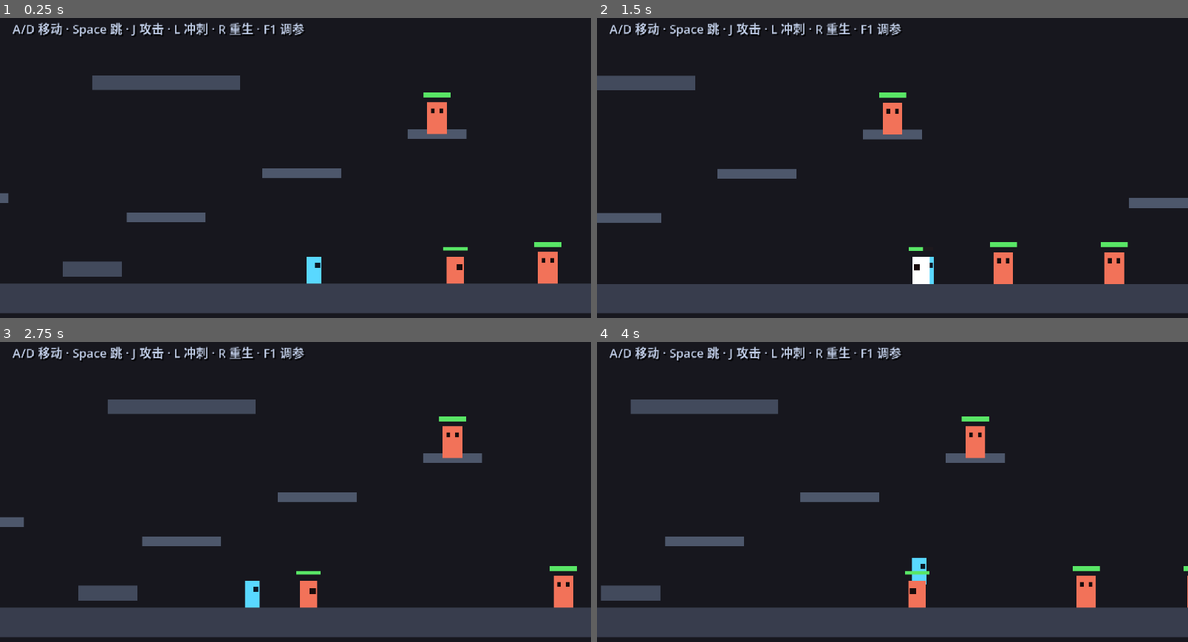
Above: before the commit, frames 1-4 (two rows, left to right).
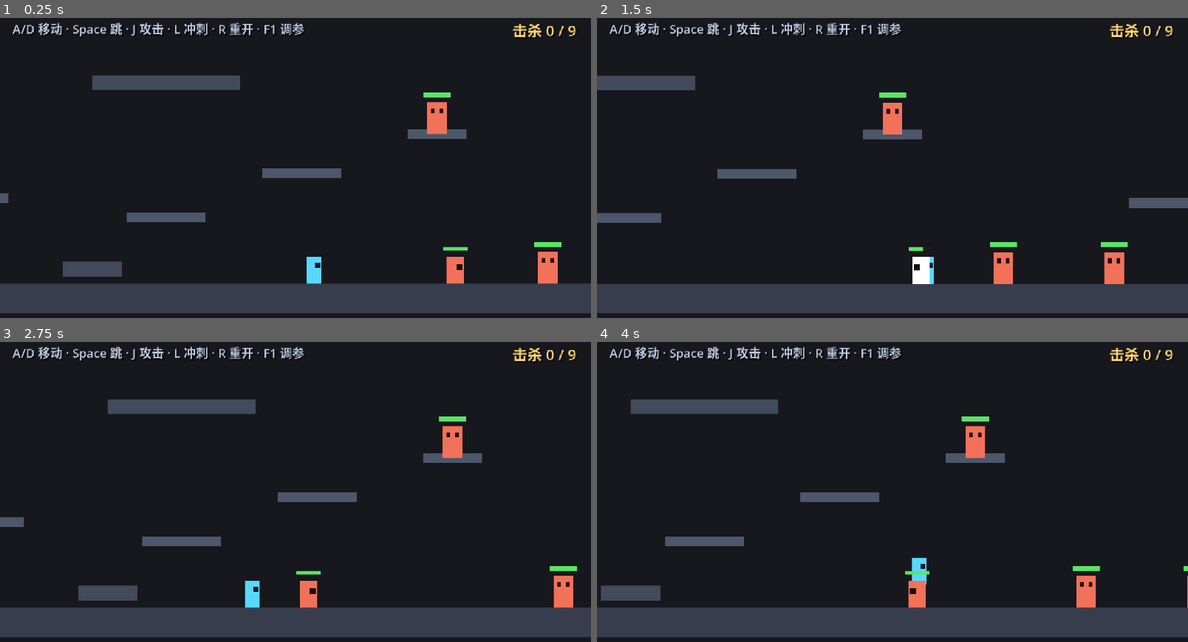
Above: after the commit, the same moments.

Repository: Palard-Lancelot/Palard-ZMD
Game: Godot game, scene res://scenes/boot/boot.tscn
Two runs of this game, one before a commit and one after it. Both use one fixed random seed, a clock stepped at 60 frames per second and the inputs below.
Inputs:
- Up to frame 1 (0.25 s): no input
- Up to frame 2 (1.5 s): tap Enter at 0.5 s; hold D (move_right) from 0.53 s (still down); tap R at 0.6 s; tap Space (jump) at 0.77 s; tap J (attack) at 1.35 s
- Up to frame 3 (2.75 s): tap Space (jump) at 1.52 s; tap R at 1.55, 2.3 s; release D (move_right) at 2.03 s; hold A (move_left) from 2.03 s (still down); tap L (dash) at 2.1 s
- Up to frame 4 (4 s): release A (move_left) at 2.78 s; hold D (move_right) from 2.78 s (still down); tap R at 2.85, 3.6 s; tap Space (jump) at 3.02, 3.77 s

The runs differ from the first frame. In frame 1, 0.3% of the frame differs, in the area x 40-98%, y 1-7%; in frame 2, 0.3%; in frame 3, 0.3%; in frame 4, 0.3%.

Commit message:
feat(run): 战斗闭环 —— 击杀统计 / 死亡结算 / 重开 (阶段0 任务 0.11)
★ 阶段 0 完成标志达成 ★

完整闭环：
  开局 → 击杀计数 → 打死敌人 +1 → 被打死 → DEAD 结算 → R 重开 → 完整重置
  以及清场：杀光全部敌人 → CLEARED

改动：
- player.gd 新增 signal died，HP 归零时发出
- test_level.gd 重写为单局控制器
    · RunState 枚举：PLAYING / DEAD / CLEARED
    · 击杀与总数统计（开局快照敌人列表，连接各自 died 信号）
    · _on_player_died → 进入 DEAD 并显示覆盖层
    · _on_enemy_died → 计数 +1，清光则进入 CLEARED
    · restart_run → 完整重置（玩家 HP/位置、敌人复活、击杀归零）
    · 掉出地图改为走完整死亡流程（不再静默重生）
- test_level.tscn 新增 HUD 元素
    · KillCounter（右上角，金色，显示「击杀 N / M」）
    · Overlay（死亡/清场结算：半透明遮罩 + 标题 + 重开提示）

新增 tests/test_combat_loop.gd（9 项断言）：
  · 关卡识别到 9 个敌人
  · 打死敌人后击杀数 +1
  · 玩家死亡后 HP 归零、进入 DEAD
  · 重开后击杀数归零、HP 恢复、回到 PLAYING、敌人全部复活
  · 杀光敌人后进入 CLEARED

验证：8 个套件 57/57 全部通过（7+8+6+9+6+4+8+9）
截图确认：右上角击杀计数、死亡覆盖层（你死了 / 按 R 重开）均正常渲染

截图方法备注（供以后参考）：
  用 PowerShell 截窗口不可靠（窗口置前失败会抓到别的窗口）。
  可靠做法是让 Godot 自己截：
    get_root().get_texture().get_image().save_png("user://xxx.png")

Diff:
--- a/scenes/world/test_level.tscn
+++ b/scenes/world/test_level.tscn
@@ -335,9 +335,69 @@
 offset_top = 8.0
 offset_right = 460.0
 offset_bottom = 30.0
-text = "A/D 移动 · Space 跳 · J 攻击 · L 冲刺 · R 重生 · F1 调参"
+text = "A/D 移动 · Space 跳 · J 攻击 · L 冲刺 · R 重开 · F1 调参"
 theme_override_colors/font_color = Color(0.75, 0.8, 0.9, 1)
 theme_override_colors/font_shadow_color = Color(0, 0, 0, 0.8)
 theme_override_constants/shadow_offset_x = 1
 theme_override_constants/shadow_offset_y = 1
 theme_override_font_sizes/font_size = 10
+
+[node name="KillCounter" type="Label" parent="HUD"]
+anchor_left = 1.0
+anchor_right = 1.0
+offset_left = -150.0
+offset_top = 8.0
+offset_right = -12.0
+offset_bottom = 30.0
+text = "击杀 0 / 0"
+horizontal_alignment = 2
+theme_override_colors/font_color = Color(1, 0.85, 0.45, 1)
+theme_override_colors/font_shadow_color = Color(0, 0, 0, 0.85)
+theme_override_constants/shadow_offset_x = 1
+theme_override_constants/shadow_offset_y = 1
+theme_override_font_sizes/font_size = 12
+
+[node name="Overlay" type="Control" parent="HUD"]
+visible = false
+anchor_right = 1.0
+anchor_bottom = 1.0
+mouse_filter = 2
+
+[node name="Dim" type="ColorRect" parent="HUD/Overlay"]
+anchor_right = 1.0
+anchor_bottom = 1.0
+color = Color(0, 0, 0, 0.55)
+mouse_filter = 2
+
+[node name="Title" type="Label" parent="HUD/Overlay"]
+anchor_left = 0.5
+anchor_right = 0.5
+anchor_top = 0.5
+anchor_bottom = 0.5
+offset_left = -200.0
+offset_top = -46.0
+offset_right = 200.0
+offset_bottom = -6.0
+horizontal_alignment = 1
+vertical_alignment = 1
+theme_override_colors/font_shadow_color = Color(0, 0, 0, 0.9)
+theme_override_constants/shadow_offset_x = 2
+theme_override_constants/shadow_offset_y = 2
+theme_override_font_sizes/font_size = 26
+
+[node name="Hint" type="Label" parent="HUD/Overlay"]
+anchor_left = 0.5
+anchor_right = 0.5
+anchor_top = 0.5
+anchor_bottom = 0.5
+offset_left = -200.0
+offset_top = 2.0
+offset_right = 200.0
+offset_bottom = 30.0
+horizontal_alignment = 1
+vertical_alignment = 1
+theme_override_colors/font_color = Color(0.8, 0.82, 0.9, 1)
+theme_override_colors/font_shadow_color = Color(0, 0, 0, 0.9)
+theme_override_constants/shadow_offset_x = 1
+theme_override_constants/shadow_offset_y = 1
+theme_override_font_sizes/font_size = 12
--- a/scripts/player/player.gd
+++ b/scripts/player/player.gd
@@ -11,6 +11,10 @@
 ## ⚠️ 手感数值全部来自 FeelConfig，不得硬编码（DESIGN.md 第 12 节）
 
 const StateMachineScript := preload("res://scripts/player/state_machine.gd")
+
+## 玩家死亡时发出（阶段 0 任务 0.11 战斗闭环）。
+## 由关卡接收，进入"死亡 → 结算 → 重开"流程。
+signal died
 
 ## 由 test_level.gd 注入
 var feel: Resource = null
@@ -331,6 +335,7 @@
 		velocity = Vector2(dir * feel.hurt_knockback * 4.0, -90.0)
 		_body_visual.color = Color(0.5, 0.25, 0.3, 1.0)
 		print("[PLAYER] ☠ 死亡")
+		died.emit()
 	else:
 		_sm.force_state(S_HURT)
 		print("[PLAYER] 受击 -%d HP → %d/%d" % [damage, hp, max_hp])
--- a/scripts/world/test_level.gd
+++ b/scripts/world/test_level.gd
@@ -1,33 +1,46 @@
 extends Node2D
-## 灰盒测试场景（阶段 0 任务 0.5）
+## 灰盒测试关卡 —— 单局控制器（阶段 0 任务 0.11 战斗闭环）
 ##
-## 用途：验证玩家移动手感 —— 走 / 跳 / 落 / 土狼时间 / 跳跃缓冲
-## 场景内容：地面、4 层递进平台、台阶、墙、天花板、坑
+## 完整战斗闭环：
+##   开局 → 打敌人（击杀计数）→ 被打死 / 清场 → 结算 → 重开
 ##
-## 设计说明：全部用 ColorRect 色块，不接美术。
-## 手感没调对之前画美术等于白画（DESIGN.md 第 7 节）。
-
-## 出生点：站在地面上（脚底对齐 y=0），且头顶无遮挡、不在平台正下方
+## 职责：
+##   · 管理单局状态（PLAYING / DEAD / CLEARED）
+##   · 统计击杀数
+##   · 死亡与胜利的 UI 覆盖层
+##   · 重开时完整重置（玩家 HP / 敌人 / 击杀数）
+##
+## 设计说明：全部用色块，不接美术。手感没调对之前画美术等于白画。
+
 const SPAWN_POSITION := Vector2(240, 0)
-
-## 掉出这个高度以下就重生
 const DEATH_Y := 200.0
 
-## 隔离模式：环境变量 PALARD_ISOLATE=1 时**冻结**关卡内所有敌人的 AI。
-##
-## 为什么是"冻结"而不是"删除"：
-##   攻击测试需要一个可打的靶子（假人），但不需要敌人主动行动。
-##   删除会让靶子消失，攻击测试就没目标了。
-##   所以这里只关掉 AI 与攻击盒，敌人仍然可以被玩家攻击。
+## 隔离模式：环境变量 PALARD_ISOLATE=1 时冻结所有敌人 AI。
+## 战斗类测试用它避免被其他敌人的 AI 干扰
+## （注意是"冻结"而非"删除"—— 攻击测试需要一个可打的靶子）。
 const ISOLATE_ENV := "PALARD_ISOLATE"
+
+enum RunState { PLAYING, DEAD, CLEARED }
 
 @onready var player: CharacterBody2D = $Player
 @onready var win_box: Area2D = $WinBox
+@onready var kill_label: Label = $HUD/KillCounter
+@onready var overlay: Control = $HUD/Overlay
+@onready var overlay_title: Label = $HUD/Overlay/Title
+@onready var overlay_hint: Label = $HUD/Overlay/Hint
 
 var _spawn: Vector2
 var _fell_count: int = 0
-var _cleared: bool = false
 var _isolated: bool = false
+
+## 单局状态
+var run_state: RunState = RunState.PLAYING
+var kills: int = 0
+var total_enemies: int = 0
+var deaths: int = 0
+
+## 开局时快照的敌人列表（用于统计与重置）
+var _enemies: Array = []
 
 
 func _ready() -> void:
@@ -35,65 +48,159 @@
 	player.position = _spawn
 	win_box.body_entered.connect(_on_win_box_entered)
 
+	_collect_enemies()
+	player.died.connect(_on_player_died)
+
 	if OS.get_environment(ISOLATE_ENV) == "1":
 		_isolate_enemies()
 
-	print("[LEVEL] 灰盒测试场景就绪%s" % (
-		"（隔离模式：敌人 AI 已冻结）" if _isolated else " —— 目标：踩到最右侧紫色方块"))
+	_reset_run()
+	print("[LEVEL] 灰盒测试场景就绪%s —— 目标：清光 %d 个敌人" % [
+		"（隔离模式：敌人 AI 已冻结）" if _isolated else "", total_enemies])
+
+
+## 收集关卡内所有敌人并连接死亡信号
+func _collect_enemies() -> void:
+	_enemies.clear()
+	for group in ["dummy", "enemy"]:
+		for e in get_tree().get_nodes_in_group(group):
+			if not is_instance_valid(e) or e == player:
+				continue
+			if _enemies.has(e):
+				continue
+			_enemies.append(e)
+			if e.has_signal("died") and not e.died.is_connected(_on_enemy_died):
+				e.died.connect(_on_enemy_died)
+	total_enemies = _enemies.size()
 
 
 ## 冻结所有敌人的 AI 与攻击盒（保留可被攻击的靶子）
 func _isolate_enemies() -> void:
 	_isolated = true
 	var count := 0
-	for group in ["dummy", "enemy"]:
-		for e in get_tree().get_nodes_in_group(group):
-			if not is_instance_valid(e) or e == player:
-				continue
-			e.set_physics_process(false)
-			e.set("hostile", false)
-			var ab := e.get_node_or_null("EnemyAttackBox")
-			if ab and ab.has_method("deactivate"):
-				ab.deactivate()
-			count += 1
+	for e in _enemies:
+		if not is_instance_valid(e):
+			continue
+		e.set_physics_process(false)
+		e.set("hostile", false)
+		var ab: Node = e.get_node_or_null("EnemyAttackBox")
+		if ab and ab.has_method("deactivate"):
+			ab.deactivate()
+		count += 1
 	print("[LEVEL] 已冻结 %d 个敌人的 AI" % count)
 
 
-func _unhandled_input(event: InputEvent) -> void:
-	if event is InputEventKey and event.pressed and not event.echo:
-		if event.keycode == KEY_R:
-			respawn()
-			get_viewport().set_input_as_handled()
-
-
-func _physics_process(_delta: float) -> void:
-	# 掉出地图 → 自动重生
-	if player.position.y > DEATH_Y:
-		_fell_count += 1
-		print("[LEVEL] 掉落重生（第 %d 次）" % _fell_count)
-		respawn()
-
-
-## 由 boot.gd 调用，把 FeelConfig 透传给玩家
-func setup_player(config: Resource) -> void:
-	player.setup(config)
-
-
-func respawn() -> void:
+# ============================================================
+# 单局流程
+# ============================================================
+
+## 开新一局：完整重置
+func _reset_run() -> void:
+	run_state = RunState.PLAYING
+	kills = 0
 	player.position = _spawn
 	player.velocity = Vector2.ZERO
 	if player.has_method("respawn"):
 		player.respawn()
-	# 复活所有敌人（假人与冲锋兵都实现了 revive）
-	for group in ["dummy", "enemy"]:
-		for e in get_tree().get_nodes_in_group(group):
-			if e.has_method("revive"):
-				e.revive()
-	_cleared = false
+	for e in _enemies:
+		if is_instance_valid(e) and e.has_method("revive"):
+			e.revive()
+	_set_overlay_visible(false)
+	_update_hud()
+
+
+func restart_run() -> void:
+	deaths += 1
+	_reset_run()
+	print("[LEVEL] === 第 %d 局开始 ===" % (deaths + 1))
+
+
+func _on_enemy_died() -> void:
+	if run_state != RunState.PLAYING:
+		return
+	kills += 1
+	_update_hud()
+	print("[LEVEL] 击杀 %d / %d" % [kills, total_enemies])
+	if total_enemies > 0 and kills >= total_enemies:
+		_clear_run()
+
+
+func _clear_run() -> void:
+	if run_state != RunState.PLAYING:
+		return
+	run_state = RunState.CLEARED
+	_set_overlay_visible(true)
+	overlay_title.text = "清 场 完 成"
+	overlay_title.modulate = Color(0.6, 1.0, 0.65)
+	overlay_hint.text = "按 R 再打一局"
+	print("[LEVEL] ★ 清场！全部 %d 个敌人已击杀" % total_enemies)
+
+
+func _on_player_died() -> void:
+	if run_state != RunState.PLAYING:
+		return
+	run_state = RunState.DEAD
+	_set_overlay_visible(true)
+	overlay_title.text = "你 死 了"
+	overlay_title.modulate = Color(1.0, 0.45, 0.45)
+	overlay_hint.text = "按 R 重开"
+	print("[LEVEL] 玩家死亡 —— 本局击杀 %d / %d" % [kills, total_enemies])
+
+
+func _set_overlay_visible(v: bool) -> void:
+	if overlay:
+		overlay.visible = v
+
+
+func _update_hud() -> void:
+	if kill_label == null:
+		return
+	kill_label.text = "击杀 %d / %d" % [kills, total_enemies]
+
+
+# ============================================================
+# 输入
+# ============================================================
+
+func _unhandled_input(event: InputEvent) -> void:
+	if event is InputEventKey and event.pressed and not event.echo:
+		if event.keycode == KEY_R:
+			# 进行中按 R = 主动重开；死亡 / 清场后按 R = 开新局
+			restart_run()
+			get_viewport().set_input_as_handled()
+
+
+# ============================================================
+# 每帧
+# ============================================================
+
+func _physics_process(_delta: float) -> void:
+	if run_state != RunState.PLAYING:
+		return
+	# 掉出地图 → 走完整死亡流程（而非静默重生）
+	if player.position.y > DEATH_Y:
+		_fell_count += 1
+		print("[LEVEL] 掉落死亡（第 %d 次）" % _fell_count)
+		if player.has_method("take_damage"):
+			player.take_damage(player.max_hp, player.global_position + Vector2(0, -100))
+
+
+# ============================================================
+# 兼容旧接口
+# ============================================================
+
+## 由 boot.gd 调用，把 FeelConfig 透传给玩家
+func setup_player(config: Resource) -> void:
+	player.setup(config)
+
+
+## 旧的重生接口 —— 现在等同开新一局
+func respawn() -> void:
+	restart_run()
 
 
 func _on_win_box_entered(body: Node2D) -> void:
-	if _cleared or body != player:
-		return
-	_cleared = true
-	print("[LEVEL] ★ 到达目标平台！")
+	if body != player or run_state != RunState.PLAYING:
+		return
+	_clear_run()
+	print("[LEVEL] ★ 到达目标平台")
--- /dev/null
+++ b/tests/test_combat_loop.gd
@@ -0,0 +1,136 @@
+extends SceneTree
+## 战斗闭环测试（阶段 0 任务 0.11 —— 阶段 0 完成标志）
+##
+## 验证完整闭环：
+##   开局 → 击杀计数 → 打死敌人计数+1 → 被打死 → 进入 DEAD → 重开 → 完整重置
+##   以及清场：所有敌人死亡 → 进入 CLEARED
+##
+## 用法：
+##   $env:DSH_SKIP_BOOT_QUIT = "1"
+##   & $GODOT --headless --path . --script "res://tests/test_combat_loop.gd"
+
+var _level: Node = null
+var _player: CharacterBody2D = null
+var _started := false
+var _frame := 0
+var _phase := 0
+
+## 采样
+var _total_enemies := 0
+var _kills_after_first := 0
+var _state_after_death := -1
+var _hp_after_death := 0
+var _kills_after_restart := -1
+var _hp_after_restart := 0
+var _state_after_restart := -1
+var _enemy_alive_after_restart := false
+var _state_after_clear := -1
+
+
+func _physics_process(_d: float) -> bool:
+	if not _started:
+		_boot()
+		return false
+
+	_frame += 1
+
+	match _phase:
+		0:
+			# 阶段 0：等就绪，记录总数
+			if _frame >= 8:
+				_total_enemies = int(_level.get("total_enemies"))
+				# 打死第一个敌人（直接调 take_hit，避免依赖战斗操作）
+				var enemies: Array = _level.get("_enemies")
+				if enemies.size() > 0:
+					var e = enemies[0]
+					if is_instance_valid(e):
+						e.call("take_hit", 9999, e.global_position + Vector2(-10, 0))
+				_phase = 1
+				_frame = 0
+		1:
+			if _frame >= 6:
+				_kills_after_first = int(_level.get("kills"))
+				# 直接让玩家死亡
+				_player.take_damage(9999, _player.global_position + Vector2(-20, 0))
+				_phase = 2
+				_frame = 0
+		2:
+			if _frame >= 6:
+				_state_after_death = int(_level.get("run_state"))
+				_hp_after_death = _player.hp
+				# 重开
+				_level.call("restart_run")
+				_phase = 3
+				_frame = 0
+		3:
+			if _frame >= 10:
+				_kills_after_restart = int(_level.get("kills"))
+				_hp_after_restart = _player.hp
+				_state_after_restart = int(_level.get("run_state"))
+				var enemies: Array = _level.get("_enemies")
+				_enemy_alive_after_restart = false
+				for e in enemies:
+					if is_instance_valid(e) and not e.get("is_dead"):
+						_enemy_alive_after_restart = true
+						break
+				# 清场：杀光所有敌人
+				for e in enemies:
+					if is_instance_valid(e):
+						e.call("take_hit", 9999, e.global_position + Vector2(-10, 0))
+				_phase = 4
+				_frame = 0
+		4:
+			if _frame >= 10:
+				_state_after_clear = int(_level.get("run_state"))
+				_report()
+				return true
+	return false
+
+
+func _boot() -> void:
+	_started = true
+	var scene: PackedScene = load("res://scenes/boot/boot.tscn")
+	var root: Node = scene.instantiate()
+	get_root().add_child(root)
+	_level = root.get_node_or_null("World")
+	_player = root.get_node_or_null("World/Player") as CharacterBody2D
+	if _level == null or _player == null:
+		print("[TEST] FAIL: 找不到 World 或 Player")
+		quit(1)
+		return
+	print("[TEST] 关卡敌人总数: %d" % int(_level.get("total_enemies")))
+	print("[TEST] 初始 run_state: %d (0=PLAYING 1=DEAD 2=CLEARED)" % int(_level.get("run_state")))
+
+
+func _report() -> void:
+	# RunState 枚举：0 PLAYING / 1 DEAD / 2 CLEARED
+	var checks: Array = [
+		["关卡识别到敌人（%d 个）" % _total_enemies, _total_enemies > 0],
+		["打死敌人后击杀数 +1（%d）" % _kills_after_first, _kills_after_first == 1],
+		["玩家死亡后 HP 归零（%d）" % _hp_after_death, _hp_after_death == 0],
+		["玩家死亡后进入 DEAD 状态（%d）" % _state_after_death, _state_after_death == 1],
+		["重开后击杀数归零（%d）" % _kills_after_restart, _kills_after_restart == 0],
+		["重开后玩家 HP 恢复（%d）" % _hp_after_restart, _hp_after_restart == _player.max_hp],
+		["重开后回到 PLAYING 状态（%d）" % _state_after_restart, _state_after_restart == 0],
+		["重开后所有敌人复活", _enemy_alive_after_restart],
+		["清光所有敌人后进入 CLEARED（%d）" % _state_after_clear, _state_after_clear == 2],
+	]
+
+	print("")
+	print("[TEST] ============ 战斗闭环测试 ============")
+	var passed := 0
+	for c in checks:
+		var ok: bool = c[1]
+		if ok:
+			passed += 1
+		var tag := "[PASS]"
+		if not ok:
+			tag = "[FAIL]"
+		print("[TEST]   %s %s" % [tag, c[0]])
+	print("[TEST] ---------------------------------------")
+	print("[TEST] 结果: %d / %d 通过" % [passed, checks.size()])
+	if passed == checks.size():
+		print("[TEST] ★ 阶段 0 战斗闭环达成")
+	else:
+		print("[TEST] ✗ 有失败项")
+	print("[TEST] =======================================")
